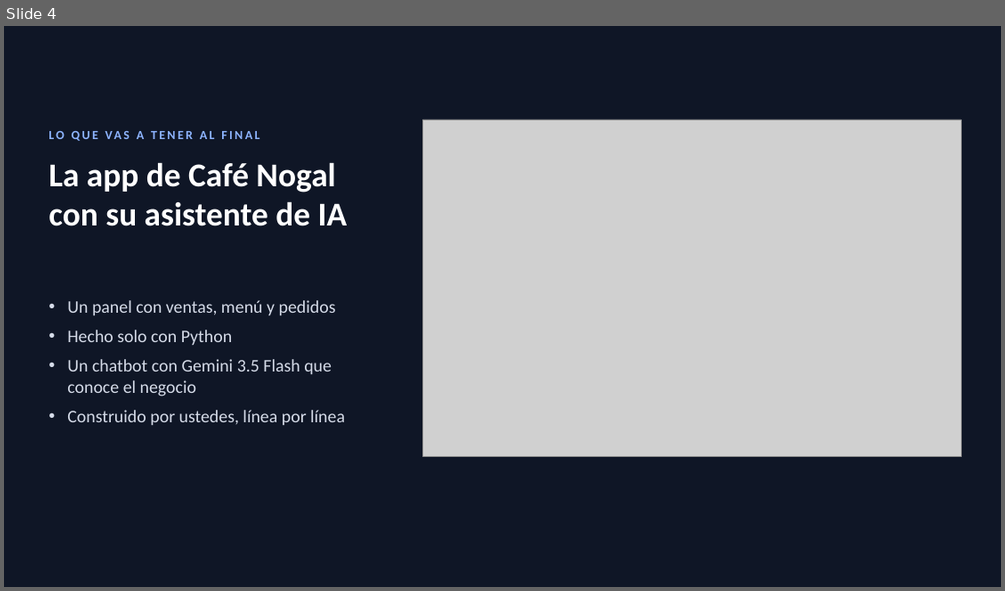
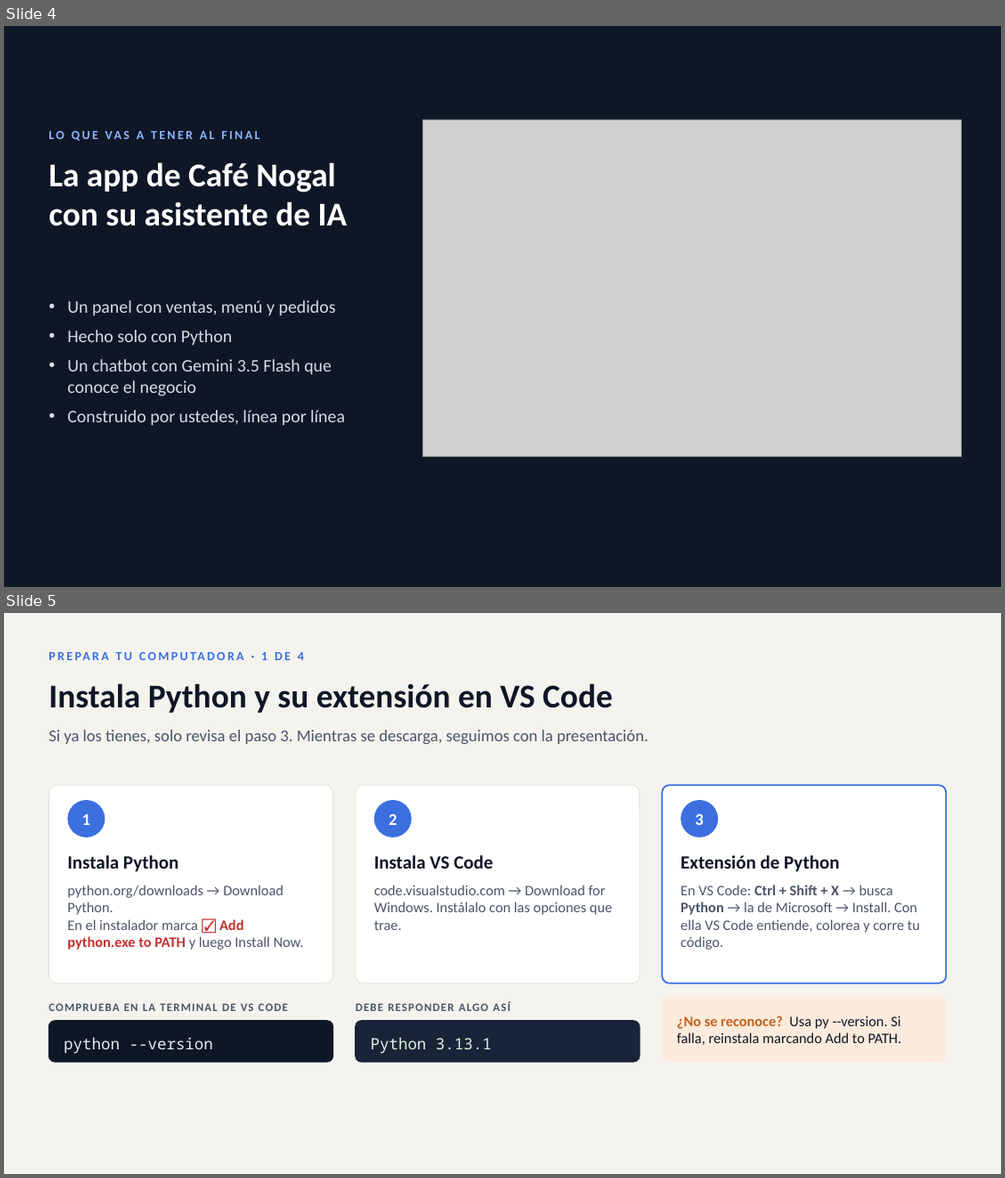
Before and after one commit to Wishard1/AngelDominguez, a slide deck: taller-ia/Implementa_IA_en_tus_sistemas.pptx. Shown one above the other, each under a label of ours: slide 4 before the commit, slides 4 and 5 after it. The pictures are 1005x591 and 1005x1178 pixels, drawn with LibreOffice and Linux fonts; fonts in the diff are those of the drawing; grey boxes stand for pictures. Boxes give left, top, right and bottom in pixels: in the first picture for what was removed or moved away, otherwise in the second. Text is boxed around its words. In the diff, an @@ line names an element or a change of style, - is before the commit and + after.

```diff
--- a/taller-ia/Implementa_IA_en_tus_sistemas.pptx
+++ b/taller-ia/Implementa_IA_en_tus_sistemas.pptx
@@ slide 5 added at <box>4,613,1001,1174</box>, background #F4F3EE @@
@@ text added at <box>261,652,304,660</box>, 12 pt, text #3B6FE0, bold @@
+PREPARA TU COMPUTADORA · 1 DE 4
@@ text added at <box>48,683,613,713</box>, 32 pt, text #0F1626, bold @@
+Instala Python y su extensión en VS Code
@@ text added at <box>48,730,648,744</box>, 16 pt, text #4A5568 @@
+Si ya los tienes, solo revisa el paso 3. Mientras se descarga, seguimos con la presentación.
@@ rounded rectangle added at <box>48,785,333,983</box>, fill #FFFFFF, outline #E3E1DA 0.75 pt @@
@@ rounded rectangle added at <box>356,785,639,983</box>, fill #FFFFFF, outline #E3E1DA 0.75 pt @@
@@ rounded rectangle added at <box>662,785,947,983</box>, fill #FFFFFF, outline #3B6FE0 1.5 pt @@
@@ ellipse added at <box>67,800,105,837</box>, fill #3B6FE0 @@
@@ text added at <box>82,814,90,825</box>, 16 pt, text #FFFFFF, bold @@
+1
@@ ellipse added at <box>374,800,412,837</box>, fill #3B6FE0 @@
@@ text added at <box>388,814,396,825</box>, 16 pt, text #FFFFFF, bold @@
+2
@@ ellipse added at <box>680,800,718,837</box>, fill #3B6FE0 @@
@@ text added at <box>695,814,703,825</box>, 16 pt, text #FFFFFF, bold @@
+3
@@ text added at <box>67,855,178,872</box>, 18 pt, text #0F1626, bold @@
+Instala Python
@@ text added at <box>374,855,493,868</box>, 18 pt, text #0F1626, bold @@
+Instala VS Code
@@ text added at <box>680,855,839,872</box>, 18 pt, text #0F1626, bold @@
+Extensión de Python
@@ text added at <box>67,884,304,949</box>, 14 pt, text #4A5568 @@
+python.org/downloads → Download Python.
+En el instalador marca ☑ Add python.exe to PATH y luego Install Now.
@@ text added at <box>374,884,612,930</box>, 14 pt, text #4A5568 @@
+code.visualstudio.com → Download for Windows. Instálalo con las opciones que trae.
@@ text added at <box>680,884,920,949</box>, 14 pt, text #4A5568 @@
+En VS Code: Ctrl + Shift + X → busca Python → la de Microsoft → Install. Con ella VS Code entiende, colorea y corre tu código.
@@ text added at <box>48,1003,288,1011</box>, 11 pt, text #4A5568, bold @@
+COMPRUEBA EN LA TERMINAL DE VS CODE
@@ text added at <box>356,1002,510,1011</box>, 11 pt, text #4A5568, bold @@
+DEBE RESPONDER ALGO ASÍ
@@ rounded rectangle added at <box>662,997,947,1062</box>, fill #FBEBDD @@
@@ rounded rectangle added at <box>48,1021,333,1062</box>, fill #0F1626, outline #0F1626 1 pt @@
@@ text added at <box>64,1037,213,1054</box>, 15 pt, text #E6EAF2 @@
+python --version
@@ rounded rectangle added at <box>356,1021,639,1062</box>, fill #1A2438, outline #1A2438 1 pt @@
@@ text added at <box>371,1037,492,1054</box>, 15 pt, text #D8F5E1 @@
+Python 3.13.1
@@ text added at <box>677,1015,902,1045</box>, 14 pt, text #0F1626 @@
+¿No se reconoce? Usa py --version. Si falla, reinstala marcando Add to PATH.
```
Also in this commit, not shown: 11 slides changed, 6 other files.
